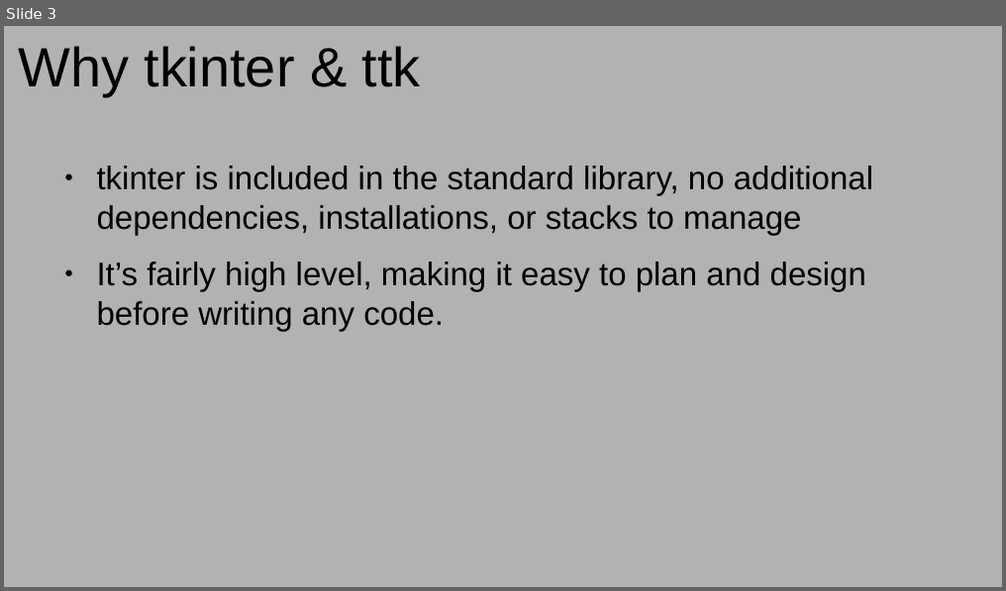
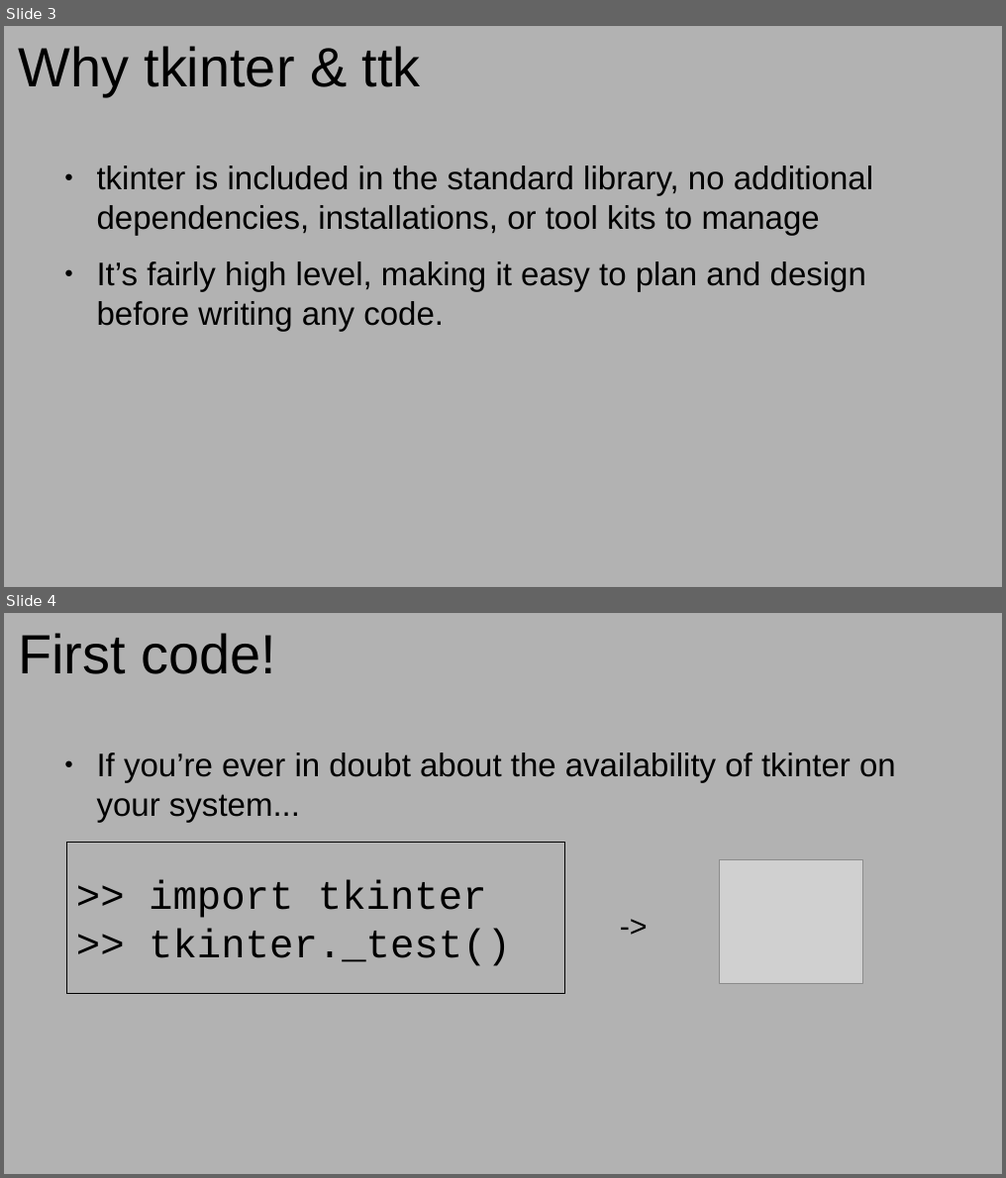
Before and after one commit to kstrckr/Heat_Pype, a slide deck: Give them a GUI slides.odp. Shown one above the other, each under a label of ours: slide 3 before the commit, slides 3 and 4 after it. The pictures are 1006x591 and 1006x1178 pixels, drawn with LibreOffice and Linux fonts; fonts in the diff are those of the drawing; grey boxes stand for pictures. Boxes give left, top, right and bottom in pixels: in the first picture for what was removed or moved away, otherwise in the second. Text is boxed around its words. In the diff, an @@ line names an element or a change of style, - is before the commit and + after.

```diff
--- a/Give them a GUI slides.odp
+++ b/Give them a GUI slides.odp
@@ slide 4 added at bbox=[4, 613, 1002, 1174], background #B2B2B2 @@
@@ title added at bbox=[18, 633, 276, 674], 44 pt, text #000000 @@
+First code!
@@ text added at bbox=[97, 753, 896, 822], 26 pt, text #000000 @@
+● If you’re ever in doubt about the availability of tkinter on your system...
@@ rectangle added at bbox=[67, 842, 565, 993], outline #000000 0 pt, 32 pt, text #000000 @@
+>> import tkinter
+>> tkinter._test()
@@ picture added at bbox=[720, 861, 862, 984] @@
@@ text added at bbox=[611, 903, 656, 946], 24 pt, text #000000 @@
+->
@@ slide 3 changed as well @@
@@ text at bbox=[97, 166, 873, 235]: text changed @@
-● tkinter is included in the standard library, no additional dependencies, installations, or stacks to manage
+● tkinter is included in the standard library, no additional dependencies, installations, or tool kits to manage
```
Also in this commit, not shown: 2 other slides changed, 5 other slides added, 1 slide removed, 1 other file.
